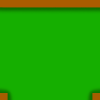
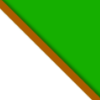
Revision of a layered 100px x 100px image; what changed, layer by layer:
added layer "Layer 13" above "Layer 14" over (0, 0, 100, 100)
added layer "Layer 14" above "Layer 8" over (0, 0, 100, 100)
removed layer "Rectangle 1 copy 5" over (0, 0, 100, 100)
hid "Rectangle 1 copy 2", painted on it over (0, 0, 100, 100)
hid "Layer 2 copy 3" over (0, 0, 100, 100)
